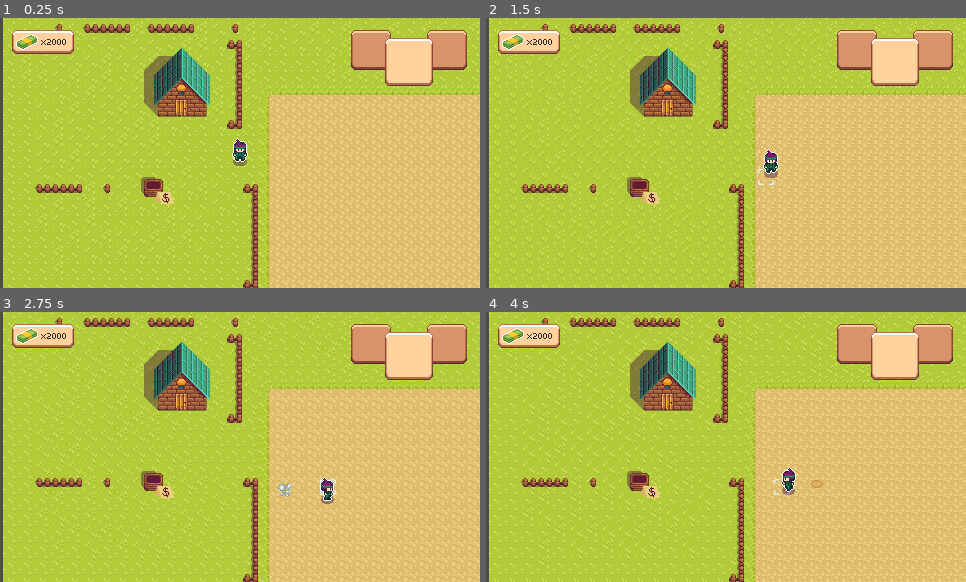
Above: before the commit, frames 1-4 (two rows, left to right).
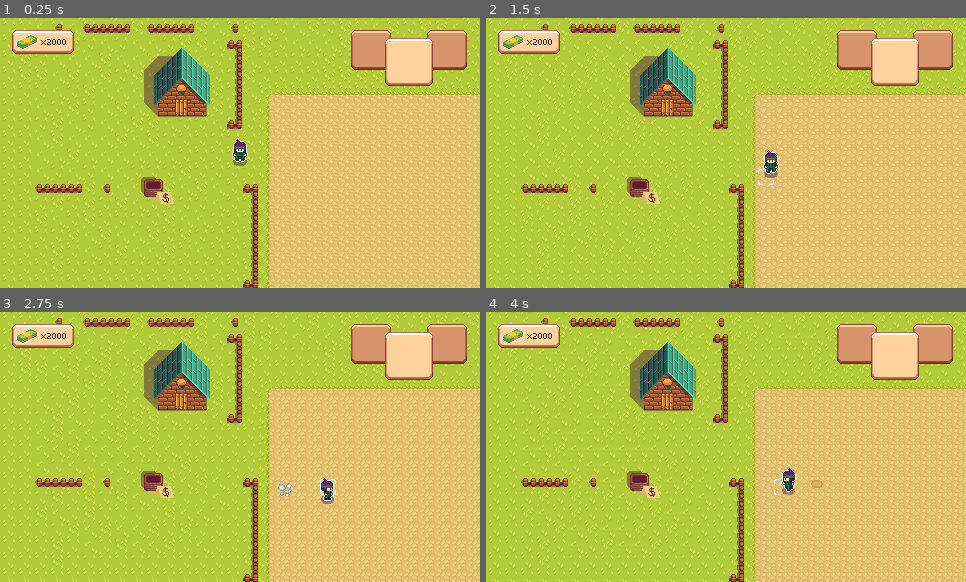
Above: after the commit, the same moments.

Repository: Jukaio/GGJ2024
Game: Godot game, scene res://scenes/entry_point.tscn
Same seed, same stepped clock (60 frames per second), same inputs: the game is played once before the commit and once after it.
Inputs:
- Up to frame 1 (0.25 s): no input
- Up to frame 2 (1.5 s): tap Enter at 0.5 s; hold D (right) 0.53-1.28 s; tap Space (interact) at 0.6 s; hold S (down) from 1.28 s (still down); tap E (inv_next) at 1.35 s
- Up to frame 3 (2.75 s): release S (down) at 2.03 s; hold D (right) from 2.03 s (still down); tap Q (inv_prev) at 2.1 s
- Up to frame 4 (4 s): release D (right) at 2.78 s; hold W (up) 2.78-3.53 s; tap Space (interact) at 2.85 s; hold A (left) from 3.53 s (still down); tap E (inv_next) at 3.6 s

The runs differ from the first frame. In frame 1, 0.6% of the frame differs, in the area x 0-1%, y 0-100%; in frame 2, 0.6%; in frame 3, 0.6%; in frame 4, 0.6%.

Commit message:
minor offset fix

Diff:
--- a/prefabs/ground_tile_map.tscn
+++ b/prefabs/ground_tile_map.tscn
@@ -8,7 +8,7 @@
 format = 2
 layer_0/name = "ground"
 layer_0/navigation_enabled = false
-layer_0/tile_data = PackedInt32Array(-1, 65536, 2, 65535, 65 …(13860 unchanged characters)…  0, 524304, 262144, 0, 524289, 131072, 2)
+layer_0/tile_data = PackedInt32Array(-1, 65536, 2, 65535, 65 …(13860 unchanged characters)…  0, 524304, 262144, 0, 524289, 131072, 2, -851984, 131072, 0, -786448, 131072, 0, -720912, 131072, 0, -655376, 131072, 0, -589840, 131072, 0, -524304, 131072, 0, -458768, 131072, 0, -393232, 131072, 0, -327696, 131072, 0, -262160, 131072, 0, -196624, 131072, 0, -131088, 131072, 0, -65552, 131072, 0, -16, 131072, 0, 65520, 131072, 0, 131056, 131072, 0, 196592, 131072, 0, 262128, 131072, 0, 327664, 131072, 0, 393200, 131072, 0, 458736, 131072, 0, 524272, 131072, 0, 589808, 131072, 0)
 layer_1/name = "buildings"
 layer_1/navigation_enabled = false
 layer_1/tile_data = PackedInt32Array(-327681, 131074, 7, -262145, 131074, 7, -393217, 131074, 6, -196609, 131074, 7, -1 …(284 unchanged characters)…
--- a/scenes/entry_point.tscn
+++ b/scenes/entry_point.tscn
@@ -45,7 +45,7 @@
 [node name="UICanvasLayer" parent="." instance=ExtResource("4_gk132")]
 
 [node name="CropsGrid" type="Node2D" parent="."]
-position = Vector2(32, -48)
+position = Vector2(32, -55)
 script = ExtResource("5_ggryu")
 
 [node name="ShopKeeperCharacter" type="Node2D" parent="."]
Not shown: 2 places in scenes/entry_point.tscn that only renumber resources
